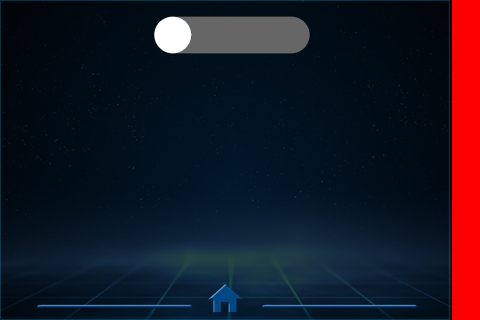
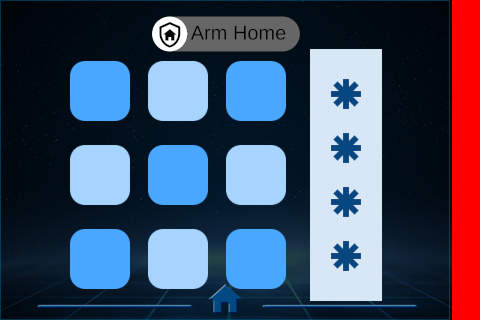
The second 480px x 320px image is a revision of the first. Changes to its layers:
added layer "keypad (1).png" above "armed_home.png" over (x1=69, y1=48, x2=383, y2=302)
renamed "empty_status.png" to "armed_home.png", painted on it over (x1=152, y1=16, x2=310, y2=54)
